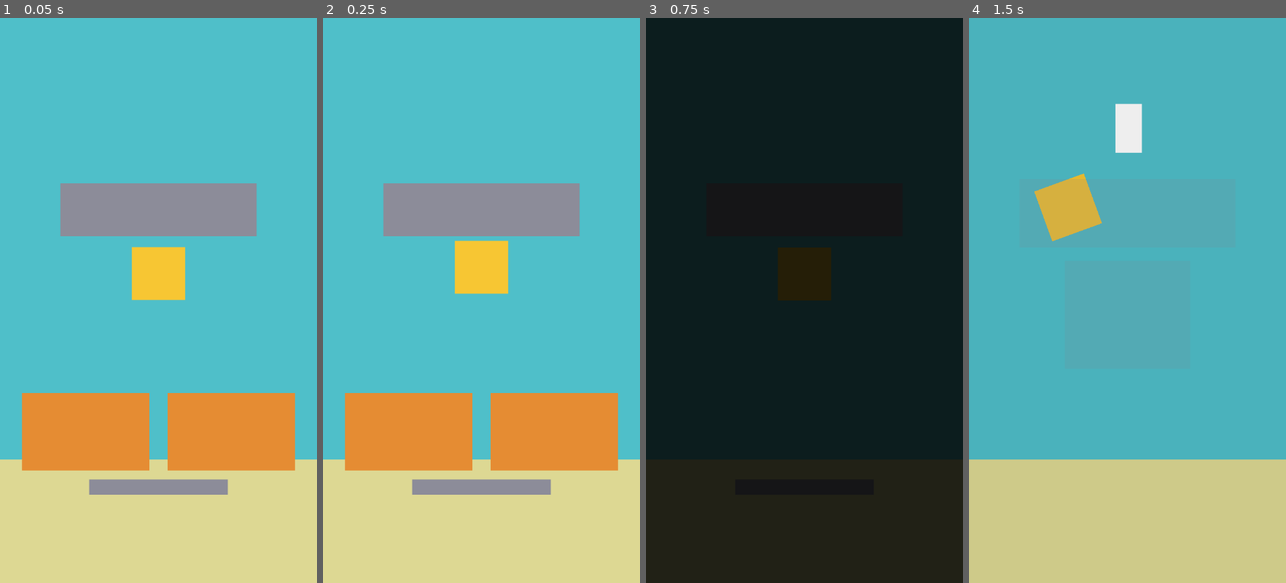
Above: before the commit, frames 1-4 (left to right).
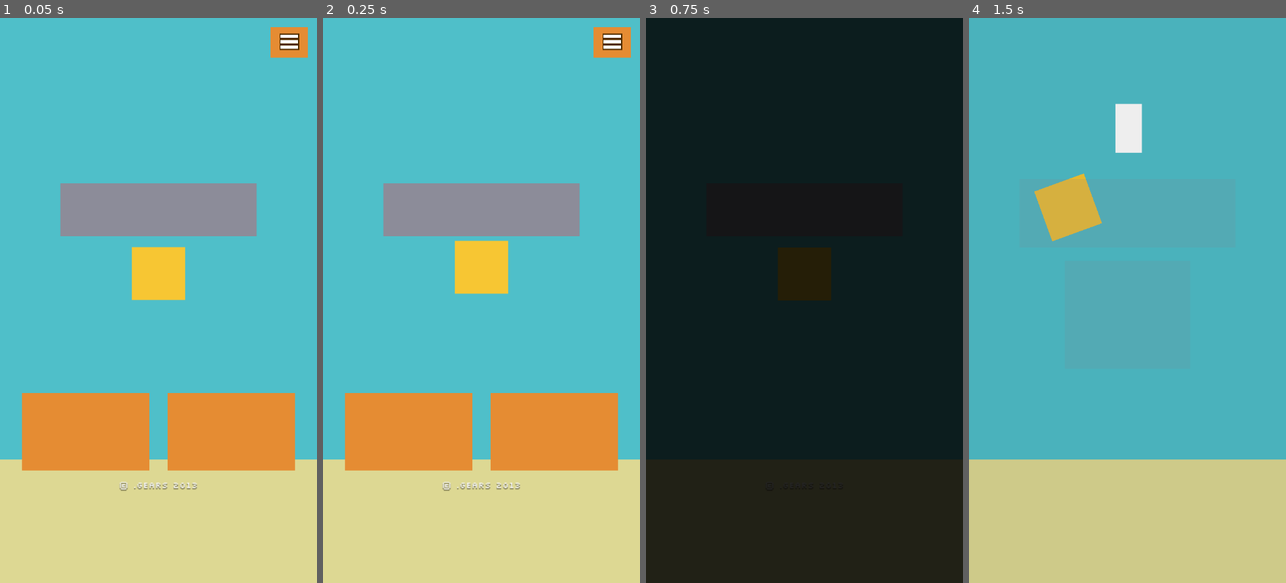
Above: after the commit, the same moments.

Repository: TH-MS/flappy-bird-arm64
Game: Godot game, scene res://Main.tscn
Two runs of this game, one before a commit and one after it. Both use one fixed random seed, a clock stepped at 60 frames per second and the inputs below.
Inputs (mouse positions are in pixels of both pictures, inside the frame that each line leads up to):
- Up to frame 1 (0.05 s): no input
- Up to frame 2 (0.25 s): no input
- Up to frame 3 (0.75 s): tap Enter at 0.5, 0.6 s; move the mouse to (874, 272) at 0.52 s; hold Up from 0.53 s (still down); click (874, 272) at 0.67 s
- Up to frame 4 (1.5 s): tap Space at 0.77, 1.07 s; release Up at 1.25 s; drag from (1064, 328) to (1111, 413) at 1.27 s

The runs differ from the first frame. In frame 1, 1.9% of the frame differs, in the area x 28-98%, y 1-85%; in frame 2, 1.9%; in frame 3, less than 0.1%; in frame 4, nothing differs.

Commit message:
Options menu (playfield height, 60 fps cap), real-text copyright, Compatibility renderer
- 3-bar button top right of title screen opens a panel built from the original art
- HEIGHT slider lifts the playfield from the lowest (original) position up to the
  highest position that still shows the full 288x512 field; saved between runs
- FRAMES toggle caps the game at 60 fps for phones that stutter at 120 Hz
- (c) .GEARS 2013 is now Silkscreen text (SIL OFL, licence included)
- Compatibility (GLES3) renderer: lighter for 2D on mid-range GPUs

Co-Authored-By: Claude Sonnet 5.5 <noreply@anthropic.com>
Claude-Session: https://claude.ai/code/session_01U6vnG6g8ukcKD7D9CY3B1X

Diff:
--- a/project.godot
+++ b/project.godot
@@ -7,7 +7,7 @@
 
 config/name="Flappy64"
 run/main_scene="res://Main.tscn"
-config/features=PackedStringArray("4.5", "Mobile")
+config/features=PackedStringArray("4.5", "GL Compatibility")
 run/max_fps=0
 config/icon="res://icon.svg"
 boot_splash/bg_color=Color(0, 0, 0, 1)
@@ -37,7 +37,7 @@
 [rendering]
 
 textures/vram_compression/import_etc2_astc=true
-renderer/rendering_method="mobile"
-renderer/rendering_method.mobile="mobile"
+renderer/rendering_method="gl_compatibility"
+renderer/rendering_method.mobile="gl_compatibility"
 textures/canvas_textures/default_texture_filter=1
 environment/defaults/default_clear_color=Color(0.306, 0.753, 0.792, 1)
--- a/scripts/Main.gd
+++ b/scripts/Main.gd
@@ -157,7 +157,7 @@
 
 var _hud: DigitRow
 var _title: Sprite2D
-var _copyright: Sprite2D
+var _copyright: Label
 var _ready_text: Sprite2D
 var _tutorial: Sprite2D
 var _go_text: Sprite2D
@@ -202,6 +202,12 @@
 var _lb_ranks: Array[Sprite2D] = []
 var _lb_values: Array[DigitRow] = []
 
+var lift_frac := 0.0             # options: 0 = original (lowest) position, 1 = highest that fits
+var fps60 := false               # options: cap at 60 fps
+var _lift := 0.0                 # lift in view units
+var _opts: Options
+var _fill: Array[Sprite2D] = []  # ground extension below the playfield when it is lifted
+
 var _events: Array = []          # [seconds_left, Callable]
 var _players: Dictionary = {}
 
@@ -212,6 +218,7 @@
 	_load_best()
 	_build_scene()
 	_build_audio()
+	_apply_fps()
 	get_viewport().size_changed.connect(_layout)
 	_layout()
 	_enter_menu()
@@ -233,6 +240,7 @@
 ## Advance the whole game by `dt` seconds (frame-rate independent).
 func step(dt: float) -> void:
 	_step_splash(dt)
+	_opts.set_button_visible(state == State.MENU and _splash_left <= 0.0 and _splash_layer == null and not _fading_out)
 	_run_events(dt)
 	_step_tweens(dt)
 
@@ -524,11 +532,30 @@
 
 	for i in 3:
 		_land_tiles.append(_spr("land", world))
+	for i in 3:                                      # 1-px sand row stretched down when the playfield is lifted
+		var f := Sprite2D.new()
+		f.centered = false
+		f.texture = Atlas.strip("land", 111)
+		f.visible = false
+		world.add_child(f)
+		_fill.append(f)
 
 	var ui := Node2D.new()
 	world.add_child(ui)
 	_title = _spr("title", ui, Vector2((Config.GAME_W - 178) * 0.5, 150))
-	_copyright = _spr("brand_copyright", ui, Vector2((Config.GAME_W - 126) * 0.5, 418))
+	_copyright = Label.new()                      # real text (Silkscreen) instead of the low-res sprite
+	_copyright.text = "\u00a9 .GEARS 2013"
+	_copyright.position = Vector2(0, 417)
+	_copyright.size = Vector2(Config.GAME_W, 14)
+	_copyright.horizontal_alignment = HORIZONTAL_ALIGNMENT_CENTER
+	_copyright.add_theme_font_override("font", Options.make_font())
+	_copyright.add_theme_font_size_override("font_size", 8)
+	_copyright.add_theme_color_override("font_color", Color(250.0 / 255.0, 250.0 / 255.0, 250.0 / 255.0))
+	_copyright.add_theme_color_override("font_shadow_color", Color(0, 0, 0, 0.35))
+	_copyright.add_theme_constant_override("shadow_offset_x", 0)
+	_copyright.add_theme_constant_override("shadow_offset_y", 1)
+	_copyright.mouse_filter = Control.MOUSE_FILTER_IGNORE
+	ui.add_child(_copyright)
 	_ready_text = _spr("text_ready", ui, Vector2((Config.GAME_W - 196) * 0.5, 146))
 	_tutorial = _spr("tutorial", ui, Vector2((Config.GAME_W - 114) * 0.5, 220))
 	_go_text = _spr("text_game_over", ui, Vector2(42, 130))
@@ -564,6 +591,13 @@
 	_flash_rect = _overlay(Color(1, 1, 1, 0), layer)
 	_fade_rect = _overlay(Color(0, 0, 0, 0), layer)
 
+	_opts = Options.new()
+	add_child(_opts)
+	_opts.set_values(lift_frac, fps60)
+	_opts.lift_changed.connect(_on_lift_changed)
+	_opts.fps_changed.connect(_on_fps_changed)
+	_opts.closed.connect(_save_best)
+
 
 func _spr(sprite_name: String, parent: Node, pos: Vector2 = Vector2.ZERO) -> Sprite2D:
 	var s := Sprite2D.new()
@@ -625,8 +659,10 @@
 # ================================================================== layout (any aspect ratio)
 func _layout() -> void:
 	_view = get_viewport_rect().size
-	var off := Vector2((_view.x - Config.GAME_W) * 0.5, _view.y - Config.GAME_H)
-	world.position = off                              # bottom-centre anchoring
+	var spare := maxf(_view.y - Config.GAME_H, 0.0)        # extra height this screen has beyond 512
+	_lift = roundf(lift_frac * spare)
+	var off := Vector2((_view.x - Config.GAME_W) * 0.5, _view.y - Config.GAME_H - _lift)
+	world.position = off                              # bottom-centre anchoring, raised by _lift
 	var extra_top := maxf(off.y, 0.0)
 	var left := -off.x
 	var right := _view.x - off.x
@@ -642,6 +678,34 @@
 	_bg_top.position = Vector2(first, -extra_top - 8.0)
 	_bg_top.scale = Vector2(float(_bg_tiles.size()), extra_top + 8.0)
 	_place_ground()
+	_layout_options(spare)
+
+
+func _layout_options(spare: float) -> void:
+	var win := Vector2(DisplayServer.window_get_size())
+	var k := _view.x / maxf(win.x, 1.0)                   # window pixels -> view units
+	var safe := DisplayServer.get_display_safe_area()
+	var top := 0.0
+	var right := 0.0
+	if safe.size.x > 0 and win.x > 0:
+		top = maxf(float(safe.position.y), 0.0) * k
+		right = maxf(win.x - float(safe.end.x), 0.0) * k
+	_opts.layout(_view, minf(top, 80.0), minf(right, 40.0), spare)
+
+
+func _on_lift_changed(f: float) -> void:
+	lift_frac = f
+	_layout()
+
+
+func _on_fps_changed(cap: bool) -> void:
+	fps60 = cap
+	_apply_fps()
+	_save_best()
+
+
+func _apply_fps() -> void:
+	Engine.max_fps = 60 if fps60 else 0
 
 
 func _place_ground() -> void:
@@ -650,6 +714,9 @@
 	var first := floorf((left - base) / Config.LAND_W) * Config.LAND_W + base
 	for i in _land_tiles.size():
 		_land_tiles[i].position = Vector2(first + i * Config.LAND_W, float(Config.GROUND_Y))
+		_fill[i].position = Vector2(first + i * Config.LAND_W, float(Config.GAME_H) - 1.0)
+		_fill[i].scale = Vector2(1.0, _lift + 9.0)
+		_fill[i].visible = _lift > 0.0
 
 
 # ================================================================== audio
@@ -680,6 +747,8 @@
 			scores.append(int(v))
 		if scores.is_empty() and best > 0:
 			scores.append(best)                        # carry over a pre-existing high score
+		lift_frac = clampf(float(cf.get_value("options", "lift", 0.0)), 0.0, 1.0)
+		fps60 = bool(cf.get_value("options", "fps60", false))
 
 
 func _record_score() -> void:
@@ -696,6 +765,8 @@
 	var cf := ConfigFile.new()
 	cf.set_value("score", "best", best)
 	cf.set_value("scores", "top", scores)
+	cf.set_value("options", "lift", lift_frac)
+	cf.set_value("options", "fps60", fps60)
 	var err := cf.save(SAVE_PATH)
 	if err != OK:
 		push_warning("Could not save high score (error %d)" % err)
--- /dev/null
+++ b/scripts/Options.gd
@@ -0,0 +1,284 @@
+class_name Options
+extends CanvasLayer
+## Title-screen options: a 3-bar button (top right) that opens a small panel cut from the
+## original score panel. Everything lives in SCREEN space (288 x view_height units) so
+## dragging the slider never moves under the finger while the playfield shifts.
+##
+##   HEIGHT      - raises the whole playfield (0 = original, bottom-anchored position)
+##   FRAME RATE  - AUTO (display refresh rate) or capped at 60 for phones that stutter at 120 Hz
+
+signal lift_changed(frac: float)     ## live while dragging
+signal fps_changed(cap60: bool)
+signal closed
+
+const FONT_PATH := "res://assets/fonts/Silkscreen-Regular.ttf"
+const PANEL_W := 238.0
+const PANEL_H := 176.0
+const BROWN := Color(85.0 / 255.0, 48.0 / 255.0, 0.0)
+const LABEL := Color(252.0 / 255.0, 120.0 / 255.0, 88.0 / 255.0)    # salmon used by the original panel labels
+const BORDER := Color(84.0 / 255.0, 56.0 / 255.0, 71.0 / 255.0)
+const TRACK_X0 := 24.0
+const TRACK_X1 := 214.0
+const TRACK_Y := 84.0
+const FPS_BTN := Rect2(138.0, 104.0, 76.0, 28.0)
+
+var frac := 0.0
+var cap60 := false
+var spare := 0.0                      ## spare screen height in units; 0 disables the slider
+
+var _view := Vector2(288, 512)
+var _btn: Node2D                      # hamburger
+var _btn_rect := Rect2()
+var _btn_down := false
+var _panel: Node2D
+var _knob: Node2D
+var _fps_text: Label
+var _hint: Label
+var _hint_r: Label
+var _open := false
+var _drag := false
+var _pressed_fps := false
+var _pressed_ok := false
+var _ok: Sprite2D
+var _font: Font
+
+
+static func make_font() -> Font:
+	var f: Font = null
+	if ResourceLoader.exists(FONT_PATH):
+		f = load(FONT_PATH)
+	if f == null:
+		f = ThemeDB.fallback_font
+	return f
+
+
+func _init() -> void:
+	layer = 5
+
+
+func _ready() -> void:
+	_font = make_font()
+	_build_button()
+	_build_panel()
+	_panel.visible = false
+	set_button_visible(false)
+
+
+func is_open() -> bool:
+	return _open
+
+
+func set_button_visible(v: bool) -> void:
+	if _btn:
+		_btn.visible = v and not _open
+
+
+## Call whenever the viewport changes. Insets are in view units (notch / status bar).
+func layout(view: Vector2, inset_top: float, inset_right: float, spare_height: float) -> void:
+	_view = view
+	spare = maxf(spare_height, 0.0)
+	var bw := 34.0
+	var bh := 28.0
+	_btn_rect = Rect2(view.x - bw - 8.0 - inset_right, 8.0 + inset_top, bw, bh)
+	if _btn:
+		_btn.position = _btn_rect.position
+		_panel.position = Vector2((view.x - PANEL_W) * 0.5, maxf(inset_top + 44.0, 52.0))
+		_refresh()
+
+
+func set_values(f: float, c60: bool) -> void:
+	frac = clampf(f, 0.0, 1.0)
+	cap60 = c60
+	if _btn:
+		_refresh()
+
+
+# ------------------------------------------------------------------ build
+func _slice(parent: Node, sprite: String, r: Rect2i, pos: Vector2, scale_: Vector2 = Vector2.ONE) -> Sprite2D:
+	var s := Sprite2D.new()
+	s.centered = false
+	s.texture = Atlas.part(sprite, r)
+	s.position = pos
+	s.scale = scale_
+	parent.add_child(s)
+	return s
+
+
+func _bar(parent: Node, r: Rect2, c: Color) -> void:
+	var cr := ColorRect.new()
+	cr.color = c
+	cr.position = r.position
+	cr.size = r.size
+	cr.mouse_filter = Control.MOUSE_FILTER_IGNORE
+	parent.add_child(cr)
+
+
+## Orange button of any width, cut from the original button_ok art (caps + stretched middle).
+func _orange(parent: Node, w: float) -> void:
+	_slice(parent, "button_ok", Rect2i(0, 0, 10, 28), Vector2.ZERO)
+	_slice(parent, "button_ok", Rect2i(14, 0, 1, 28), Vector2(10, 0), Vector2(w - 20.0, 1.0))
+	_slice(parent, "button_ok", Rect2i(70, 0, 10, 28), Vector2(w - 10.0, 0))
+
+
+func _build_button() -> void:
+	_btn = Node2D.new()
+	add_child(_btn)
+	_orange(_btn, 34.0)
+	for i in 3:                                           # three bars, white with the game's dark outline
+		var y := 7.0 + i * 5.0
+		_bar(_btn, Rect2(8, y - 1.0, 18, 5), BROWN)
+		_bar(_btn, Rect2(9, y, 16, 3), Color.WHITE)
+
+
+func _label(text: String, size: int, col: Color, pos: Vector2, w: float, align: int, outline: bool = false) -> Label:
+	var l := Label.new()
+	l.text = text
+	l.position = pos
+	l.size = Vector2(w, size + 4.0)
+	l.horizontal_alignment = align as HorizontalAlignment
+	l.add_theme_font_override("font", _font)
+	l.add_theme_font_size_override("font_size", size)
+	l.add_theme_color_override("font_color", col)
+	if outline:
+		l.add_theme_color_override("font_outline_color", BROWN)
+		l.add_theme_constant_override("outline_size", 4)
+	l.mouse_filter = Control.MOUSE_FILTER_IGNORE
+	_panel.add_child(l)
+	return l
+
+
+func _build_panel() -> void:
+	_panel = Node2D.new()
+	add_child(_panel)
+	_slice(_panel, "score_panel", Rect2i(0, 0, 238, 18), Vector2.ZERO)
+	_slice(_panel, "score_panel", Rect2i(0, 14, 238, 1), Vector2(0, 18), Vector2(1.0, PANEL_H - 18.0 - 34.0))
+	_slice(_panel, "score_panel", Rect2i(0, 92, 238, 34), Vector2(0, PANEL_H - 34.0))
+
+	_label("OPTIONS", 16, LABEL, Vector2(0, 18), PANEL_W, HORIZONTAL_ALIGNMENT_CENTER)
+	_label("HEIGHT", 16, LABEL, Vector2(TRACK_X0, 46), 120.0, HORIZONTAL_ALIGNMENT_LEFT)
+	# slider groove
+	_bar(_panel, Rect2(TRACK_X0, TRACK_Y - 2.0, TRACK_X1 - TRACK_X0, 8), BROWN)
+	_bar(_panel, Rect2(TRACK_X0 + 2.0, TRACK_Y, TRACK_X1 - TRACK_X0 - 4.0, 4), Color(1, 1, 1))
+	_knob = Node2D.new()
+	_panel.add_child(_knob)
+	_orange(_knob, 20.0)
+	_knob.position = Vector2(0, TRACK_Y - 12.0)
+	_hint = _label("", 8, BORDER, Vector2(TRACK_X0, 96), TRACK_X1 - TRACK_X0, HORIZONTAL_ALIGNMENT_LEFT)
+	_hint_r = _label("", 8, BORDER, Vector2(TRACK_X0, 96), TRACK_X1 - TRACK_X0, HORIZONTAL_ALIGNMENT_RIGHT)
+
+	_label("FRAMES", 16, LABEL, Vector2(TRACK_X0, 106), 110.0, HORIZONTAL_ALIGNMENT_LEFT)
+	var fb := Node2D.new()
+	fb.position = FPS_BTN.position
+	_panel.add_child(fb)
+	_orange(fb, FPS_BTN.size.x)
+	_fps_text = Label.new()
+	_fps_text.position = Vector2(0, 5)
+	_fps_text.size = Vector2(FPS_BTN.size.x, 20)
+	_fps_text.horizontal_alignment = HORIZONTAL_ALIGNMENT_CENTER
+	_fps_text.add_theme_font_override("font", _font)
+	_fps_text.add_theme_font_size_override("font_size", 16)
+	_fps_text.add_theme_color_override("font_color", Color.WHITE)
+	_fps_text.add_theme_color_override("font_outline_color", BROWN)
+	_fps_text.add_theme_constant_override("outline_size", 4)
+	_fps_text.mouse_filter = Control.MOUSE_FILTER_IGNORE
+	fb.add_child(_fps_text)
+
+	_ok = Sprite2D.new()
+	_ok.centered = false
+	_ok.texture = Atlas.tex("button_ok")
+	_ok.position = Vector2((PANEL_W - 80.0) * 0.5, PANEL_H - 40.0)
+	_panel.add_child(_ok)
+
+
+func _refresh() -> void:
+	var enabled := spare >= 1.0
+	_knob.position.x = TRACK_X0 + frac * (TRACK_X1 - TRACK_X0 - 20.0) + 0.0
+	_knob.modulate = Color.WHITE if enabled else Color(1, 1, 1, 0.4)
+	_hint.text = "LOW" if enabled else "NO SPARE HEIGHT"
+	_hint_r.text = "HIGH" if enabled else ""
+	_fps_text.text = "60 MAX" if cap60 else "AUTO"
+
+
+# ------------------------------------------------------------------ input
+func _input(event: InputEvent) -> void:
+	if event is InputEventScreenTouch:
+		var p: Vector2 = event.position
+		if event.pressed:
+			if _open:
+				_press_open(p)
+				get_viewport().set_input_as_handled()
+			elif _btn.visible and _btn_rect.grow(6.0).has_point(p):
+				_btn_down = true
+				_btn.position = _btn_rect.position + Vector2(0, 2)
+				get_viewport().set_input_as_handled()
+		else:
+			if _open:
+				_release_open(p)
+				get_viewport().set_input_as_handled()
+			elif _btn_down:
+				_btn_down = false
+				_btn.position = _btn_rect.position
+				if _btn_rect.grow(6.0).has_point(p):
+					open()
+				get_viewport().set_input_as_handled()
+	elif event is InputEventScreenDrag and _open and _drag:
+		_set_from_x(event.position.x - _panel.position.x)
+		get_viewport().set_input_as_handled()
+
+
+func open() -> void:
+	_open = true
+	_panel.visible = true
+	_btn.visible = false
+	_panel.modulate.a = 1.0
+	_refresh()
+
+
+func close() -> void:
+	_open = false
+	_drag = false
+	_panel.visible = false
+	_btn.visible = true
+	closed.emit()
+
+
+func _press_open(p: Vector2) -> void:
+	var q := p - _panel.position
+	_pressed_ok = false
+	_pressed_fps = false
+	if Rect2(TRACK_X0 - 14.0, TRACK_Y - 22.0, TRACK_X1 - TRACK_X0 + 28.0, 48.0).has_point(q) and spare >= 1.0:
+		_drag = true
+		_panel.modulate.a = 0.35                          # see-through while dragging so the result is visible
+		_set_from_x(q.x)
+	elif FPS_BTN.grow(4.0).has_point(q):
+		_pressed_fps = true
+	elif Rect2(_ok.position, Vector2(80, 28)).grow(8.0).has_point(q):
+		_pressed_ok = true
+		_ok.position.y += 2.0
+
+
+func _release_open(p: Vector2) -> void:
+	var q := p - _panel.position
+	var was_drag := _drag
+	if _drag:
+		_drag = false
+		_panel.modulate.a = 1.0
+	if _pressed_fps:
+		_pressed_fps = false
+		if FPS_BTN.grow(4.0).has_point(q):
+			cap60 = not cap60
+			_refresh()
+			fps_changed.emit(cap60)
+	if _pressed_ok:
+		_pressed_ok = false
+		_ok.position.y = PANEL_H - 40.0
+		if Rect2(_ok.position, Vector2(80, 28)).grow(8.0).has_point(q):
+			close()
+	elif not Rect2(Vector2.ZERO, Vector2(PANEL_W, PANEL_H)).has_point(q) and not _pressed_fps and not was_drag:
+		close()                                           # tap outside the panel closes it
+
+
+func _set_from_x(x: float) -> void:
+	frac = clampf((x - TRACK_X0 - 10.0) / (TRACK_X1 - TRACK_X0 - 20.0), 0.0, 1.0)
+	_refresh()
+	lift_changed.emit(frac)
--- a/tests/test_all.gd
+++ b/tests/test_all.gd
@@ -245,6 +245,16 @@
 	check(is_equal_approx(v.x, 288.0) and v.y > 600.0, "tall phone keeps width 288 and expands height (%.0f)" % v.y)
 	check(is_equal_approx(main.world.position.y, v.y - 512.0), "playfield pinned to bottom; ground meets the screen bottom")
 	check(is_equal_approx(main.pipes.top_extension, v.y - 512.0), "pipes told about the extra sky")
+	main.lift_frac = 0.5
+	main._layout()
+	check(is_equal_approx(main.world.position.y, (v.y - 512.0) * 0.5), "options: half lift raises the playfield by half the spare height")
+	check(main._fill[0].visible, "options: ground extended below the lifted playfield")
+	main.lift_frac = 1.0
+	main._layout()
+	check(is_equal_approx(main.world.position.y, 0.0), "options: max lift keeps the whole 512 px playfield on screen (never above the top)")
+	main.lift_frac = 0.0
+	main._layout()
+	check(is_equal_approx(main.world.position.y, v.y - 512.0) and not main._fill[0].visible, "options: 0 = original lowest position")
 	main.queue_free()
 
 
Not shown, added: assets/fonts/Silkscreen-OFL.txt
Binary file added: assets/fonts/Silkscreen-Regular.ttf
Not shown, added: assets/fonts/Silkscreen-Regular.ttf.import
Not shown, added: scripts/Options.gd.uid
